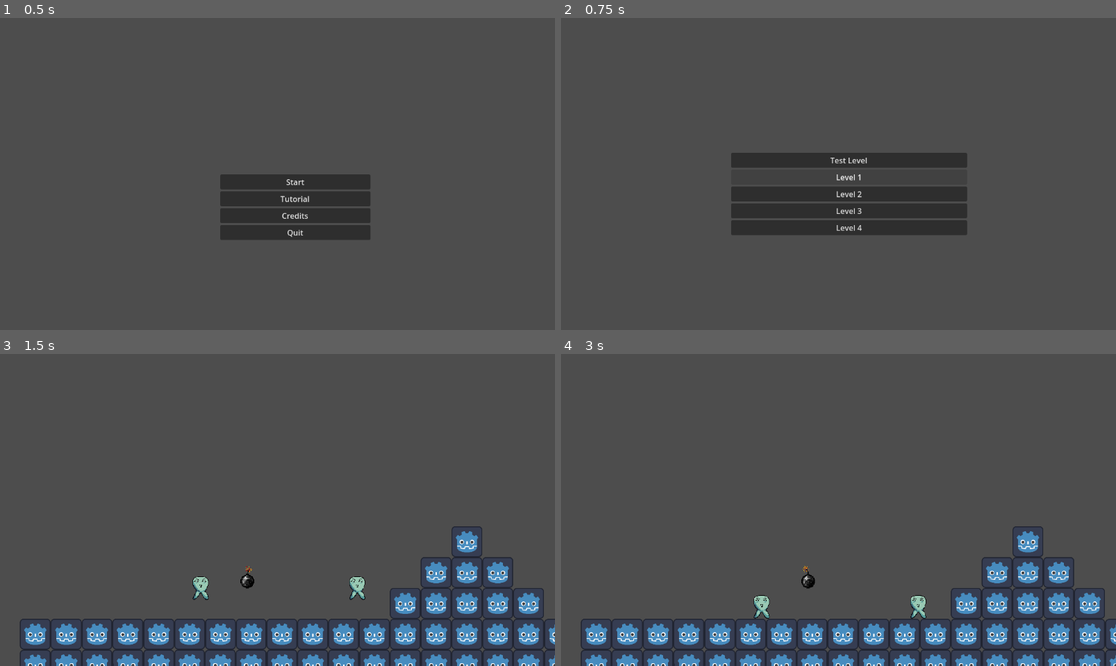
Above: before the commit, frames 1-4 (two rows, left to right).
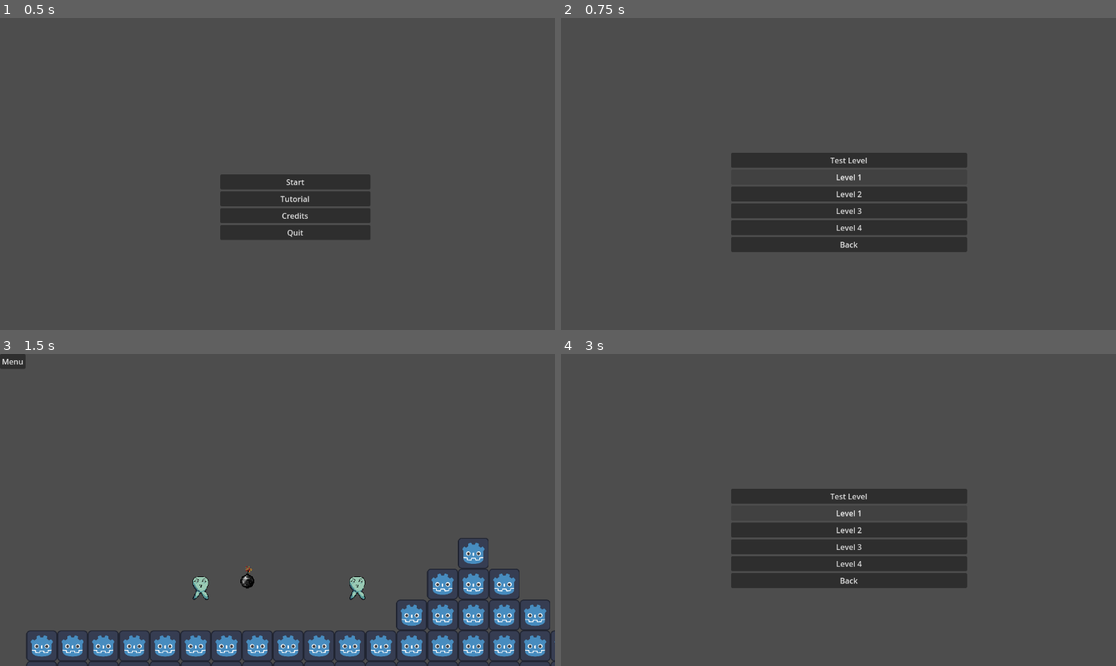
Above: after the commit, the same moments.

Repository: TheeVerySmall/rob-and-bob--doomsday
Game: Godot game, scene res://scenes/main_menu.tscn
The game is run twice, just before and just after one commit, with the same random seed, the same clock (stepped at 60 frames per second) and the same inputs. The engine's default icon, where the game draws it, is replaced by a stand-in: a white triangle on a blue panel in a dark square.
Inputs (mouse positions are in pixels of both pictures, inside the frame that each line leads up to):
- Up to frame 1 (0.5 s): no input
- Up to frame 2 (0.75 s): click "Start" at 0.5 s
- Up to frame 3 (1.5 s): click "Test Level" at 1.25 s
- Up to frame 4 (3 s): click (572, 360) at 2 s, where only the run after the commit has a clickable "Menu"; click (855, 519) at 2.75 s, where only the run after the commit has a clickable "Start"

Frame 1 is identical in both runs. In frame 2, 2.1% of the frame differs, in the area x 30-74%, y 70-76%; in frame 3, 12%; in frame 4, 20%, in the area x 3-100%, y 43-100%.

Commit message:
Fixed obsrtacles

Diff:
--- a/obstacles/expanding_side.tscn
+++ b/obstacles/expanding_side.tscn
@@ -1,29 +1,14 @@
-[gd_scene load_steps=6 format=3 uid="uid://b7sgv77ufr558"]
+[gd_scene load_steps=8 format=3 uid="uid://b7sgv77ufr558"]
 
+[ext_resource type="Script" uid="uid://164w6mxcj3dm" path="res://scripts/expanding_side.gd" id="1_8jvfk"]
 [ext_resource type="Texture2D" uid="uid://br8mx7bix3dyy" path="res://prefab/icon.svg" id="1_j7os6"]
 
 [sub_resource type="RectangleShape2D" id="RectangleShape2D_8jvfk"]
 size = Vector2(128, 128)
 
-[sub_resource type="Animation" id="Animation_io8bk"]
-length = 0.001
-tracks/0/type = "value"
-tracks/0/imported = false
-tracks/0/enabled = true
-tracks/0/path = NodePath(".:scale")
-tracks/0/interp = 1
-tracks/0/loop_wrap = true
-tracks/0/keys = {
-"times": PackedFloat32Array(0),
-"transitions": PackedFloat32Array(1),
-"update": 0,
-"values": [Vector2(0.5, 0.25)]
-}
-
-[sub_resource type="Animation" id="Animation_w8w7y"]
-resource_name = "expanding_side"
+[sub_resource type="Animation" id="Animation_j7os6"]
+resource_name = "Finished"
 length = 2.0
-loop_mode = 2
 tracks/0/type = "value"
 tracks/0/imported = false
 tracks/0/enabled = true
@@ -34,11 +19,31 @@
 "times": PackedFloat32Array(0, 2),
 "transitions": PackedFloat32Array(1, 1),
 "update": 0,
-"values": [Vector2(0.5, 0.25), Vector2(2, 0.25)]
+"values": [Vector2(0.5, 0.25), Vector2(4, 0.25)]
+}
+
+[sub_resource type="Animation" id="Animation_io8bk"]
+length = 0.001
+
+[sub_resource type="Animation" id="Animation_w8w7y"]
+resource_name = "expanding_side"
+length = 4.0
+tracks/0/type = "value"
+tracks/0/imported = false
+tracks/0/enabled = true
+tracks/0/path = NodePath(".:scale")
+tracks/0/interp = 1
+tracks/0/loop_wrap = true
+tracks/0/keys = {
+"times": PackedFloat32Array(0, 2, 4),
+"transitions": PackedFloat32Array(1, 1, 1),
+"update": 0,
+"values": [Vector2(0.5, 0.25), Vector2(2, 0.25), Vector2(0.5, 0.25)]
 }
 
 [sub_resource type="AnimationLibrary" id="AnimationLibrary_5vhu4"]
 _data = {
+&"Finished": SubResource("Animation_j7os6"),
 &"RESET": SubResource("Animation_io8bk"),
 &"expanding_side": SubResource("Animation_w8w7y")
 }
@@ -47,6 +52,7 @@
 scale = Vector2(0.5, 0.25)
 collision_layer = 3
 collision_mask = 3
+script = ExtResource("1_8jvfk")
 
 [node name="Sprite2D" type="Sprite2D" parent="."]
 texture = ExtResource("1_j7os6")
@@ -59,3 +65,5 @@
 &"": SubResource("AnimationLibrary_5vhu4")
 }
 autoplay = "expanding_side"
+
+[connection signal="animation_finished" from="AnimationPlayer" to="." method="_on_animation_player_animation_finished"]
--- /dev/null
+++ b/obstacles/expanding_side_detector.tscn
@@ -0,0 +1,22 @@
+[gd_scene load_steps=4 format=3 uid="uid://b0gkpqrnavqbo"]
+
+[ext_resource type="Script" uid="uid://0jij1yts04ok" path="res://scripts/expanding_side_detector.gd" id="1_ahg17"]
+[ext_resource type="Texture2D" uid="uid://ci1pphumxdfao" path="res://art/ligga.png" id="2_aooyn"]
+
+[sub_resource type="CircleShape2D" id="CircleShape2D_u2ln3"]
+radius = 19.0263
+
+[node name="expanding_side_detector" type="Area2D"]
+script = ExtResource("1_ahg17")
+
+[node name="CollisionShape2D" type="CollisionShape2D" parent="."]
+position = Vector2(1, 0)
+shape = SubResource("CircleShape2D_u2ln3")
+
+[node name="Sprite2D" type="Sprite2D" parent="."]
+position = Vector2(-1.00001, -0.999999)
+scale = Vector2(0.664062, 0.476563)
+texture = ExtResource("2_aooyn")
+
+[connection signal="area_entered" from="." to="." method="_on_area_entered"]
+[connection signal="area_exited" from="." to="." method="_on_area_exited"]
--- a/obstacles/swinging.tscn
+++ b/obstacles/swinging.tscn
@@ -15,10 +15,10 @@
 tracks/0/interp = 1
 tracks/0/loop_wrap = true
 tracks/0/keys = {
-"times": PackedFloat32Array(0, 2),
-"transitions": PackedFloat32Array(1, 1),
+"times": PackedFloat32Array(0),
+"transitions": PackedFloat32Array(1),
 "update": 0,
-"values": [0.0, 6.28319]
+"values": [12.5664]
 }
 
 [sub_resource type="Animation" id="Animation_ofkt0"]
@@ -40,25 +40,14 @@
 [sub_resource type="Animation" id="Animation_23npq"]
 resource_name = "swinging"
 length = 2.0
+loop_mode = 1
 tracks/0/type = "value"
 tracks/0/imported = false
 tracks/0/enabled = true
-tracks/0/path = NodePath(".:rotation")
+tracks/0/path = NodePath("..:rotation")
 tracks/0/interp = 1
 tracks/0/loop_wrap = true
 tracks/0/keys = {
-"times": PackedFloat32Array(0, 2),
-"transitions": PackedFloat32Array(1, 1),
-"update": 0,
-"values": [1.22173, -1.22173]
-}
-tracks/1/type = "value"
-tracks/1/imported = false
-tracks/1/enabled = true
-tracks/1/path = NodePath("..:rotation")
-tracks/1/interp = 1
-tracks/1/loop_wrap = true
-tracks/1/keys = {
 "times": PackedFloat32Array(0, 2),
 "transitions": PackedFloat32Array(1, 1),
 "update": 0,
@@ -73,6 +62,8 @@
 }
 
 [node name="swinging" type="AnimatableBody2D"]
+position = Vector2(1, 0)
+rotation = 12.5664
 collision_layer = 3
 collision_mask = 3
 script = ExtResource("1_ofkt0")
@@ -104,5 +95,4 @@
 libraries = {
 &"": SubResource("AnimationLibrary_xy1ip")
 }
-
-[connection signal="animation_finished" from="AnimationPlayer" to="." method="_on_animation_player_animation_finished"]
+autoplay = "swinging"
--- a/scenes/level_select.tscn
+++ b/scenes/level_select.tscn
@@ -31,4 +31,9 @@
 layout_mode = 2
 text = "Level 4"
 
+[node name="Back" type="Button" parent="VBoxContainer"]
+layout_mode = 2
+text = "Back"
+
 [connection signal="button_down" from="VBoxContainer/Button" to="." method="_on_button_button_down"]
+[connection signal="button_down" from="VBoxContainer/Back" to="." method="_on_back_button_down"]
--- a/scenes/test_scene.tscn
+++ b/scenes/test_scene.tscn
@@ -10,6 +10,8 @@
 [ext_resource type="PackedScene" uid="uid://ckphvrd1n7s7f" path="res://obstacles/halfswing.tscn" id="9_h3xc6"]
 [ext_resource type="PackedScene" uid="uid://bp8ifhhas8eho" path="res://obstacles/expanding.tscn" id="9_s36qc"]
 [ext_resource type="PackedScene" uid="uid://b7sgv77ufr558" path="res://obstacles/expanding_side.tscn" id="10_s36qc"]
+[ext_resource type="Script" uid="uid://v7jkwjrid0ln" path="res://scripts/menu_button.gd" id="11_6qxox"]
+[ext_resource type="PackedScene" uid="uid://b0gkpqrnavqbo" path="res://obstacles/expanding_side_detector.tscn" id="12_gthg3"]
 
 [sub_resource type="TileSetAtlasSource" id="TileSetAtlasSource_ijk1m"]
 texture = ExtResource("3_m08py")
@@ -35,6 +37,7 @@
 script = ExtResource("5_g05e6")
 
 [node name="TileMap" type="TileMap" parent="."]
+position = Vector2(13, 24)
 scale = Vector2(0.5, 0.5)
 tile_set = SubResource("TileSet_144gy")
 format = 2
@@ -56,4 +59,17 @@
 position = Vector2(1801, 334)
 
 [node name="expanding_side" parent="." instance=ExtResource("10_s36qc")]
-position = Vector2(480, 648)
+position = Vector2(419, 620)
+
+[node name="CanvasLayer" type="CanvasLayer" parent="."]
+script = ExtResource("11_6qxox")
+
+[node name="Button" type="Button" parent="CanvasLayer"]
+offset_right = 8.0
+offset_bottom = 8.0
+text = "Menu"
+
+[node name="expanding_side_detector" parent="." instance=ExtResource("12_gthg3")]
+position = Vector2(814, 561)
+
+[connection signal="button_down" from="CanvasLayer/Button" to="CanvasLayer" method="_on_button_button_down"]
--- a/scripts/Globals.gd
+++ b/scripts/Globals.gd
@@ -2,3 +2,4 @@
 
 
 var swinging_anim_change = false
+var expanding_anim_change = false
--- a/scripts/bob.gd
+++ b/scripts/bob.gd
@@ -12,7 +12,7 @@
 const START_POSITION = Vector2(-900, 500)
 
 var SPEED = 300.0
-var JUMP_VELOCITY = -400.0
+var JUMP_VELOCITY = -374.0
 var can_pick = false
 var carry_bomb = false
 
@@ -30,7 +30,7 @@
 		bomb.global_position.y = self.global_position.y - 30
 		bomb.global_position.x = self.global_position.x - 2
 	else:
-		JUMP_VELOCITY = -400
+		JUMP_VELOCITY = -374
 		SPEED = 300
 
 	if position.y > 1000:
--- /dev/null
+++ b/scripts/expanding_side.gd
@@ -0,0 +1,20 @@
+extends AnimatableBody2D
+
+class_name Expanding
+
+@onready var anim : AnimationPlayer = $AnimationPlayer
+var finished = true
+
+
+
+func _ready():
+	anim.play("expanding_side")
+
+
+
+func _on_animation_player_animation_finished(anim_name: StringName) -> void:
+	if Globals.expanding_anim_change == true and finished:
+		finished = false
+		anim.play("Finished") #make it only happen once
+	elif finished:
+		anim.play("expanding_side")
--- /dev/null
+++ b/scripts/expanding_side_detector.gd
@@ -0,0 +1,5 @@
+extends Area2D
+
+func _on_area_entered(area: Area2D) -> void:
+	if area.is_in_group("player"):
+		Globals.expanding_anim_change = true
--- a/scripts/level_select.gd
+++ b/scripts/level_select.gd
@@ -3,3 +3,7 @@
 
 func _on_button_button_down() -> void:
 	get_tree().change_scene_to_file("res://scenes/test_scene.tscn")
+
+
+func _on_back_button_down() -> void:
+	get_tree().change_scene_to_file("res://scenes/main_menu.tscn")
--- /dev/null
+++ b/scripts/menu_button.gd
@@ -0,0 +1,5 @@
+extends CanvasLayer
+
+
+func _on_button_button_down() -> void:
+	get_tree().change_scene_to_file("res://scenes/main_menu.tscn")
--- a/scripts/swinging.gd
+++ b/scripts/swinging.gd
@@ -8,14 +8,10 @@
 	anim.play("swinging")
 
 func _physics_process(delta):
-	pass
+	if Globals.swinging_anim_change:
+		anim.speed_scale = 0.5
+	else:
+		anim.speed_scale = 1
 
 func _on_area_2d_area_entered(area: Area2D) -> void:
 	pass
-
-
-func _on_animation_player_animation_finished(anim_name: StringName) -> void:
-	if Globals.swinging_anim_change == true:
-		anim.play("slowed_swinging")
-	else:
-		anim.play("swinging")
Not shown: 1 places in scenes/test_scene.tscn that only renumber resources
Not shown, added: scripts/expanding_side.gd.uid
Not shown, added: scripts/expanding_side_detector.gd.uid
Not shown, added: scripts/menu_button.gd.uid
